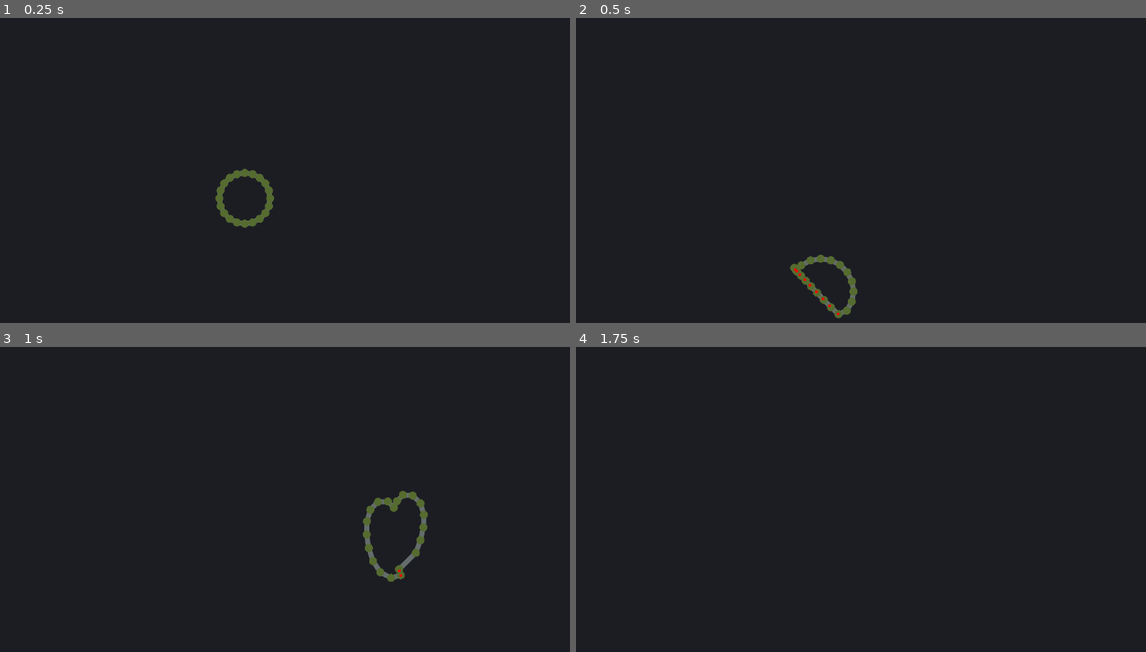
Above: before the commit, frames 1-4 (two rows, left to right).
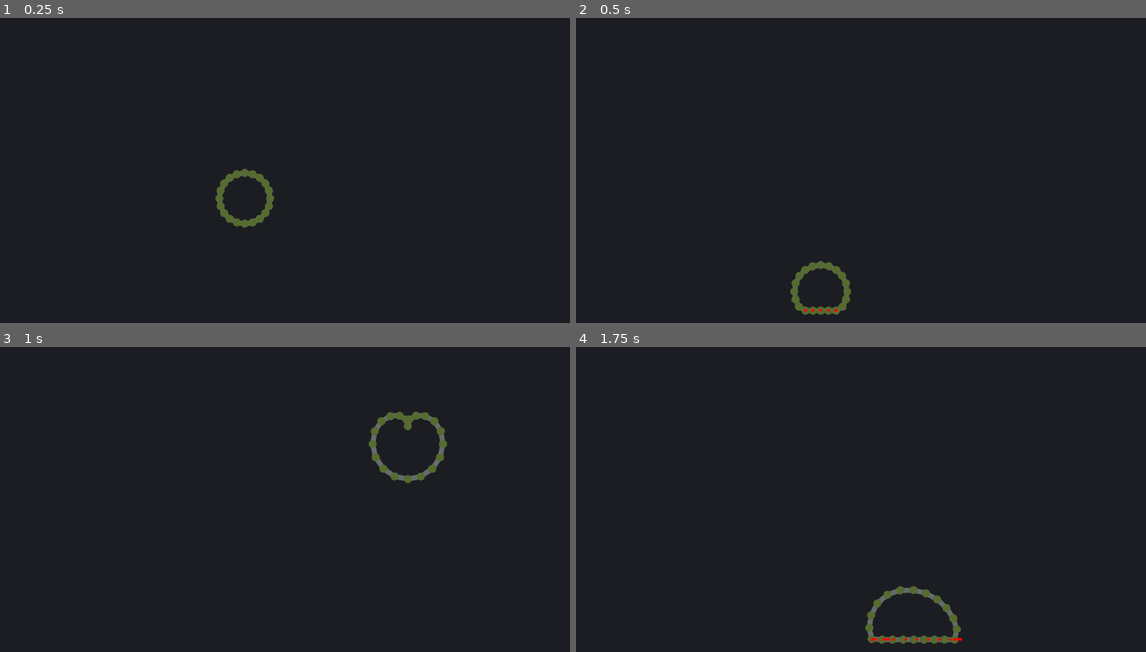
Above: after the commit, the same moments.

Repository: Argonbart/GoPrototyping
Game: Godot game, scene res://softbody/soft_body_level.tscn
Two runs of this game, one before a commit and one after it. Both use one fixed random seed, a clock stepped at 60 frames per second and the inputs below. This scene is started directly instead of the project's main scene.
Inputs (mouse positions are in pixels of both pictures, inside the frame that each line leads up to):
- Up to frame 1 (0.25 s): no input
- Up to frame 2 (0.5 s): no input
- Up to frame 3 (1 s): tap Enter (ui_accept) at 0.5 s; move the mouse to (404, 481) at 0.52 s; hold D (right) from 0.53 s (still down); hold 1 (1) from 0.53 s (still down); tap Space (jump) at 0.77 s; tap 2 (2) at 0.8 s
- Up to frame 4 (1.75 s): move the mouse to (741, 511) at 1.27 s; release D (right) at 1.28 s; release 1 (1) at 1.28 s; hold A (left) from 1.28 s (still down); tap 2 (2) at 1.35 s; tap Space (jump) at 1.52 s; tap 3 (3) at 1.55 s

Frame 1 is identical in both runs. In frame 2, 1.1% of the frame differs, in the area x 37-50%, y 77-99%; in frame 3, 1.7%, in the area x 63-79%, y 21-77%; in frame 4, 0.9%.

Commit message:
implement multiple shape collision

Diff:
--- a/soft_bodies/softbody/soft_body.gd
+++ b/soft_bodies/softbody/soft_body.gd
@@ -92,8 +92,10 @@
 		for p in points:
 			p.apply_displacement()
 
-	for p in points:
-		move_and_slide(p)
+		for p in points:
+			clip_to_geometry(p)
+			#clip_to_geometry_shape(p)
+			#move_and_slide(p)
 
 
 func move_and_slide(p: SBPoint):
@@ -112,6 +114,43 @@
 		collisions_this_frame.append(result)
 
 
+func clip_to_geometry(p: SBPoint):
+	var space_state = get_world_2d().direct_space_state
+
+	var point_query = PhysicsPointQueryParameters2D.new()
+	point_query.position = p.position
+	var results: Array[Dictionary] = space_state.intersect_point(point_query, 8)
+
+	if results.size() == 0:
+		return
+
+	var intersected_colliders: Array[RID]
+
+	for r in results:
+		intersected_colliders.append(r.rid)
+
+	var total_push: Vector2 = Vector2.ZERO
+
+	var move_dir = (p.position - p.previous_position).normalized()
+	for c in intersected_colliders:
+		# get all other intersected colliders for exclude
+		var others = intersected_colliders.filter(func(x): return x != c)
+		var ray_query = PhysicsRayQueryParameters2D.new()
+		ray_query.from = p.previous_position - move_dir
+		ray_query.to = p.position
+		ray_query.exclude = others
+		var ray_result = space_state.intersect_ray(ray_query)
+		if ray_result:
+			collisions_this_frame.append(ray_result)
+			var normal = ray_result.normal
+			var intersection = ray_result.position
+			var depth = ((p.position - intersection).dot(normal))
+
+			total_push += normal * depth
+
+	p.position = p.position - total_push
+
+
 func accumulate_constraint_offsets():
 	for c in constraints:
 			var p1 := c.p1
--- a/soft_bodies/softbody/soft_body_level.tscn
+++ b/soft_bodies/softbody/soft_body_level.tscn
@@ -1,12 +1,10 @@
-[gd_scene load_steps=5 format=3 uid="uid://b2pnax07aujhd"]
+[gd_scene load_steps=4 format=3 uid="uid://b2pnax07aujhd"]
 
 [ext_resource type="Script" uid="uid://b0tacqei7k716" path="res://softbody/soft_body.gd" id="1_23gtn"]
 [ext_resource type="Script" uid="uid://b3kmc7cyr58wo" path="res://softbody/soft_body_renderer.gd" id="2_d3k81"]
 
 [sub_resource type="RectangleShape2D" id="RectangleShape2D_23gtn"]
 size = Vector2(594.6499, 40)
-
-[sub_resource type="WorldBoundaryShape2D" id="WorldBoundaryShape2D_23gtn"]
 
 [node name="SoftBodyLevel" type="Node2D"]
 
@@ -26,20 +24,29 @@
 script = ExtResource("2_d3k81")
 
 [node name="StaticBody2D2" type="StaticBody2D" parent="."]
-position = Vector2(-263, 81)
-rotation = 0.8133186
+position = Vector2(-557, 6)
+rotation = 1.5707964
 
 [node name="CollisionShape2D" type="CollisionShape2D" parent="StaticBody2D2"]
 shape = SubResource("RectangleShape2D_23gtn")
 
-[node name="Ground" type="StaticBody2D" parent="."]
-position = Vector2(0, 292)
+[node name="StaticBody2D5" type="StaticBody2D" parent="."]
+position = Vector2(556, 6)
+rotation = 1.5707964
 
-[node name="CollisionShape2D" type="CollisionShape2D" parent="Ground"]
-shape = SubResource("WorldBoundaryShape2D_23gtn")
+[node name="CollisionShape2D" type="CollisionShape2D" parent="StaticBody2D5"]
+shape = SubResource("RectangleShape2D_23gtn")
 
-[node name="StaticBody2D" type="StaticBody2D" parent="."]
-position = Vector2(365, 242)
+[node name="StaticBody2D3" type="StaticBody2D" parent="."]
+position = Vector2(3, 305)
+scale = Vector2(1.9600012, 1)
 
-[node name="CollisionPolygon2D" type="CollisionPolygon2D" parent="StaticBody2D"]
-polygon = PackedVector2Array(-9.74953, -98.92309, -129.74953, -102.92309, -66.74953, 112.07691, 6.25047, 122.07691, 92.25047, 85.07691, 125.25047, -74.92309)
+[node name="CollisionShape2D" type="CollisionShape2D" parent="StaticBody2D3"]
+shape = SubResource("RectangleShape2D_23gtn")
+
+[node name="StaticBody2D4" type="StaticBody2D" parent="."]
+position = Vector2(3, -303)
+scale = Vector2(1.9600012, 1)
+
+[node name="CollisionShape2D" type="CollisionShape2D" parent="StaticBody2D4"]
+shape = SubResource("RectangleShape2D_23gtn")
